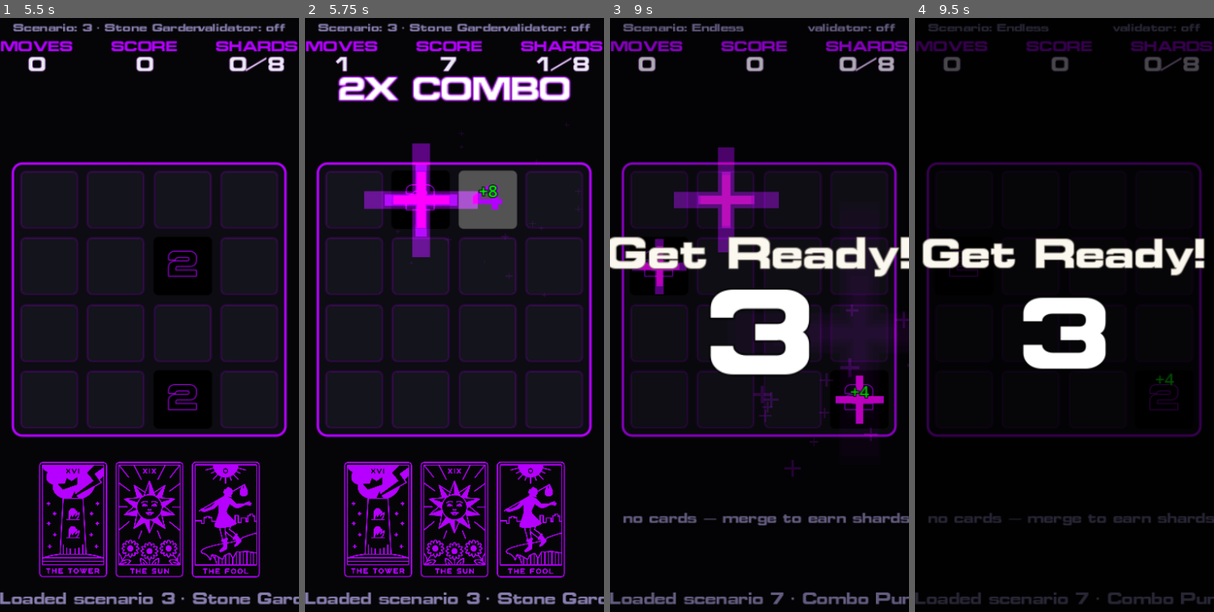
Above: before the commit, frames 1-4 (left to right).
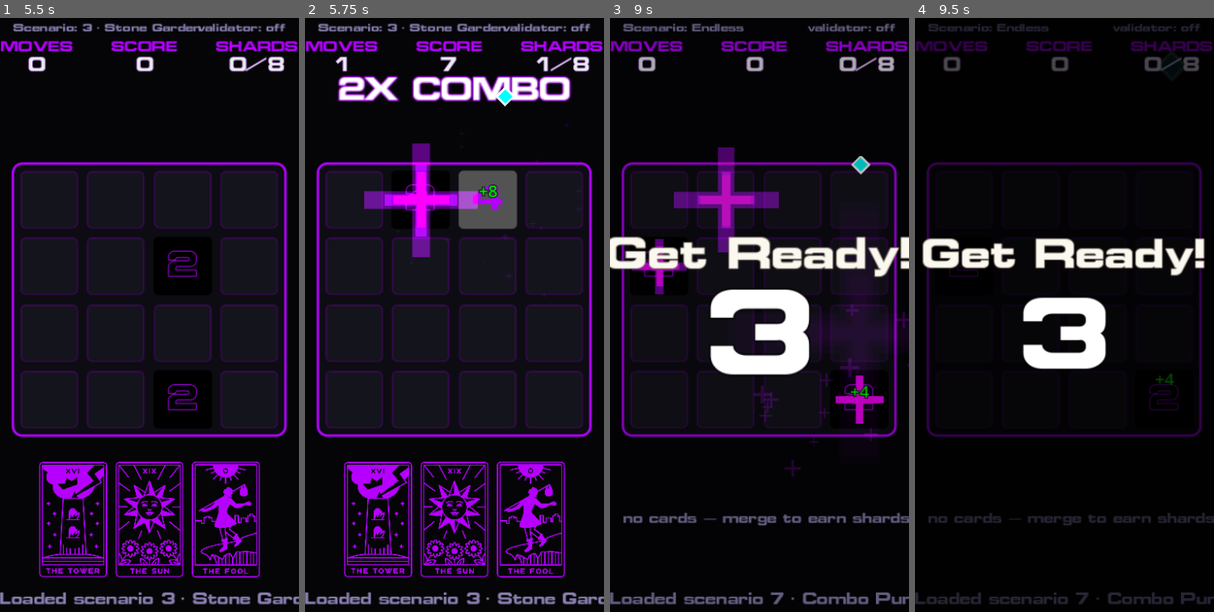
Above: after the commit, the same moments.

Repository: thegoldenmule/moveborne-godot
Game: Godot game, scene res://scenes/main.tscn
The game is run twice, just before and just after one commit, with the same random seed, the same clock (stepped at 60 frames per second) and the same inputs.
Inputs (mouse positions are in pixels of both pictures, inside the frame that each line leads up to):
- Up to frame 1 (5.5 s): tap A at 0.5, 1.25, 2, 4.25 s; drag from (149, 297) to (179, 196) at 0.52 s; drag from (89, 368) to (134, 469) at 1.27 s; move the mouse to (179, 196) at 2.02 s; hold Right 2.03-2.75 s; tap 1 at 2.1 s; drag from (134, 469) to (59, 243) at 2.77 s; click (110, 516) at 3.52 s; move the mouse to (239, 433) at 4.27 s; hold Left 4.28-5 s; tap 3 at 4.35 s; drag from (59, 243) to (104, 178) at 5.02 s
- Up to frame 2 (5.75 s): no input
- Up to frame 3 (9 s): move the mouse to (774, 338) at 5.77 s; hold Down 5.78-6.5 s; tap 5 at 5.85 s; click (774, 338) at 5.92 s; drag from (714, 178) to (699, 368) at 6.52 s; move the mouse to (825, 309) at 7.27 s; hold Up 7.28-8 s; tap 7 at 7.35 s; drag from (699, 368) to (744, 469) at 8.02 s; move the mouse to (789, 196) at 8.77 s; hold Down from 8.78 s (still down); tap R at 8.85 s
- Up to frame 4 (9.5 s): keep holding Down

Frame 1 is identical in both runs. In frame 2, 0.1% of the frame differs, in the area x 63-70%, y 11-15%; in frame 3, 0.1%, in the area x 80-88%, y 23-27%; in frame 4, less than 0.1%.

Commit message:
VFX: shard doober — cyan diamond flies from merged tile to counter (P4)
- scenes/doober.gd: Node2D shard doober porting fx/doober.ts. Cyan Polygon2D
  diamond + white Line2D outline; fade-in (100ms), arc to target (600ms, x cubicInOut
  + y cubicOut for the curve), pulse 1->1.3->1, pop (->2 backOut) + fade, self-frees.
- board_view.gd: emit shard_earned(center) per merged tile (engine.ts:515).
- main.gd: _on_shard_earned spawns a doober from the tile (rest position) to
  shard_target_pos() on the shake-immune fx layer.

Scoped: doober flight only; the shard counter updates immediately rather than
locking until arrival (the lock tangles with the auto-draw 8->0 reset; deferred).
Verified live by the user.

Co-Authored-By: Claude Opus 4.8 (1M context) <noreply@anthropic.com>

Diff:
--- a/llm-workflow/scenes/board_view.gd
+++ b/llm-workflow/scenes/board_view.gd
@@ -11,6 +11,8 @@
 ## A tile merged: per-tile score contribution + board-local center + combo, for
 ## a floating "+score" popup spawned on a shake-immune layer by the parent.
 signal score_popup(score, board_pos, combo)
+## A tile merged (earns a shard): board-local center, for a shard doober flight.
+signal shard_earned(board_pos)
 
 const Style := preload("res://scenes/style.gd")
 const GAP := 10.0
@@ -255,6 +257,7 @@
 				var value := int(t.get("value", 0))
 				var tile_score := value if combo <= 0 else value * combo
 				score_popup.emit(tile_score, center, combo)
+				shard_earned.emit(center)  # each merge earns a shard -> a doober (engine.ts:515)
 				return value
 	return 0
 
--- /dev/null
+++ b/llm-workflow/scenes/doober.gd
@@ -0,0 +1,55 @@
+extends Node2D
+
+## Shard doober: a cyan diamond that arcs from a merged tile to the shard counter,
+## then pops and frees itself. Port of fx/doober.ts — the tween-manager/RAF chain
+## rewritten as create_tween. Lives on a screen-space layer (shake-immune). The arc
+## is emergent: x uses cubicInOut and y uses cubicOut over the same 600ms (NOT a
+## bezier). See VFX_MAPPING.md §5.6.
+
+var _icon: Node2D   # scaled for the pulse/pop (separate from position-animated self)
+
+
+func _ready() -> void:
+	_icon = Node2D.new()
+	add_child(_icon)
+	var poly := Polygon2D.new()
+	poly.polygon = PackedVector2Array([Vector2(0, -8), Vector2(8, 0), Vector2(0, 8), Vector2(-8, 0)])
+	poly.color = Color("00ffff")  # cyan shard
+	_icon.add_child(poly)
+	var line := Line2D.new()
+	line.points = PackedVector2Array([Vector2(0, -8), Vector2(8, 0), Vector2(0, 8), Vector2(-8, 0), Vector2(0, -8)])
+	line.width = 2.0
+	line.default_color = Color.WHITE
+	_icon.add_child(line)
+
+
+func fly(start: Vector2, target: Vector2) -> void:
+	position = start
+	modulate.a = 0.0
+
+	# Phase 1: fade in quickly.
+	create_tween().tween_property(self, "modulate:a", 1.0, 0.1) \
+		.set_trans(Tween.TRANS_CUBIC).set_ease(Tween.EASE_OUT)
+
+	# Phase 2: fly with an arc — x cubicInOut + y cubicOut, in parallel, over 600ms.
+	var fly_tw := create_tween().set_parallel(true)
+	fly_tw.tween_property(self, "position:x", target.x, 0.6) \
+		.set_trans(Tween.TRANS_CUBIC).set_ease(Tween.EASE_IN_OUT)
+	fly_tw.tween_property(self, "position:y", target.y, 0.6) \
+		.set_trans(Tween.TRANS_CUBIC).set_ease(Tween.EASE_OUT)
+
+	# Phase 3: pulse 1 -> 1.3 -> 1 over the flight.
+	var pulse := create_tween()
+	pulse.tween_property(_icon, "scale", Vector2(1.3, 1.3), 0.3) \
+		.set_trans(Tween.TRANS_CUBIC).set_ease(Tween.EASE_IN_OUT)
+	pulse.tween_property(_icon, "scale", Vector2.ONE, 0.3) \
+		.set_trans(Tween.TRANS_CUBIC).set_ease(Tween.EASE_IN_OUT)
+
+	# Phase 4: at arrival, pop (scale -> 2 backOut) + fade out, then free.
+	var pop := create_tween()
+	pop.tween_interval(0.6)
+	pop.tween_property(_icon, "scale", Vector2(2, 2), 0.2) \
+		.set_trans(Tween.TRANS_BACK).set_ease(Tween.EASE_OUT)
+	pop.parallel().tween_property(self, "modulate:a", 0.0, 0.2) \
+		.set_trans(Tween.TRANS_CUBIC).set_ease(Tween.EASE_OUT)
+	pop.chain().tween_callback(queue_free)
--- a/llm-workflow/scenes/main.gd
+++ b/llm-workflow/scenes/main.gd
@@ -9,6 +9,7 @@
 const MbValidatorClientS := preload("res://net/validator_client.gd")
 const Style := preload("res://scenes/style.gd")
 const CountdownS := preload("res://scenes/countdown.gd")
+const DooberS := preload("res://scenes/doober.gd")
 
 const VALIDATOR_URL := "http://localhost:5055"
 
@@ -140,6 +141,7 @@
 	_board.swiped.connect(_on_swiped)
 	_board.cell_tapped.connect(_on_cell_tapped)
 	_board.score_popup.connect(_on_score_popup)
+	_board.shard_earned.connect(_on_shard_earned)
 
 	# Screen-space overlay for floating score text (above the board; not shaken).
 	_fx_layer = CanvasLayer.new()
@@ -404,9 +406,17 @@
 	_shown_combo = combo
 
 
-## Screen position of the shard counter — the target for shard doobers (future P4).
+## Screen position of the shard counter — the target for shard doobers.
 func shard_target_pos() -> Vector2:
 	return _shards_val.global_position + _shards_val.size / 2.0
+
+
+## One merged tile earned a shard: fly a doober from the tile to the shard counter
+## on the shake-immune fx layer (fx/doober.ts). board_pos is board-local.
+func _on_shard_earned(board_pos: Vector2) -> void:
+	var d := DooberS.new()
+	_fx_layer.add_child(d)
+	d.fly(_board.rest_position() + board_pos, shard_target_pos())
 
 
 func _load_scenario(scenario_id: int) -> void:
Not shown, added: llm-workflow/scenes/doober.gd.uid
